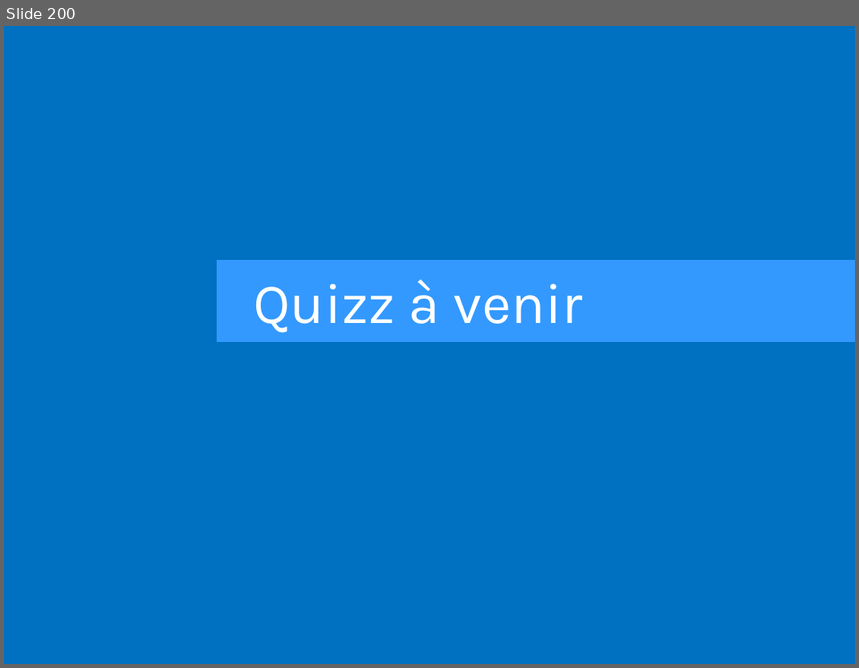
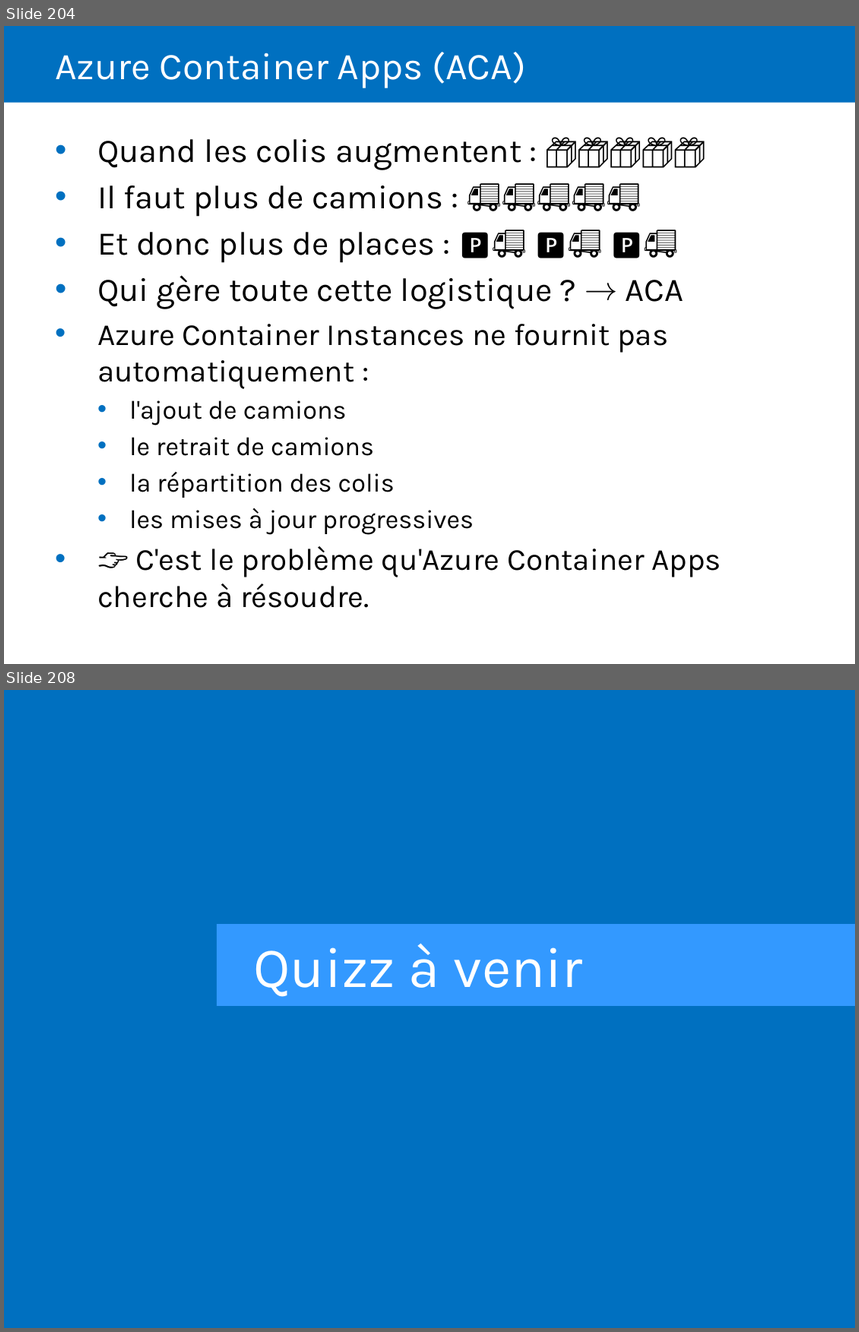
Before and after one commit to Sybaris-Classroom/az-204, a slide deck: Quiz/Quiz.pptx. Shown one above the other, each under a label of ours: slide 200 before the commit, slides 204 and 208 after it; the slides between them are not shown. The pictures are 859x668 and 859x1332 pixels, drawn with LibreOffice and Linux fonts; fonts in the diff are those of the drawing. Boxes give left, top, right and bottom in pixels: in the first picture for what was removed or moved away, otherwise in the second. Text is boxed around its words. In the diff, an @@ line names an element or a change of style, - is before the commit and + after.

```diff
--- a/Quiz/Quiz.pptx
+++ b/Quiz/Quiz.pptx
@@ slide 204 added at [4,26,855,664], background #FFFFFF @@
@@ rectangle added at [4,26,855,103], fill #0070C0 @@
@@ title added at [55,52,526,88], 32 pt, text #FFFFFF @@
+Azure Container Apps (ACA)
@@ text added at [97,139,721,608], 28 pt, text #000000 @@
+• Quand les colis augmentent : 📦📦📦📦📦
+• Il faut plus de camions : 🚚🚚🚚🚚🚚
+• Et donc plus de places : 🅿️🚚 🅿️🚚 🅿️🚚
+• Qui gère toute cette logistique ? → ACA
+• Azure Container Instances ne fournit pas automatiquement :
+  • l'ajout de camions
+  • le retrait de camions
+  • la répartition des colis
+  • les mises à jour progressives
+• 👉 C'est le problème qu'Azure Container Apps cherche à résoudre.
@@ what was slide 200 is now slide 208 @@
```
Also in this commit, not shown: 7 other slides added, 31 other files.
